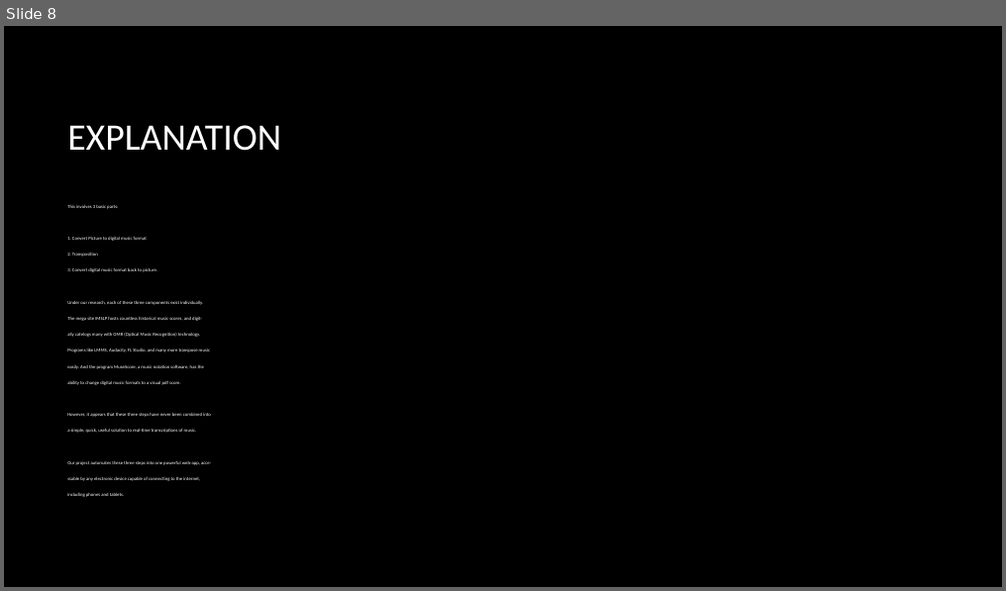
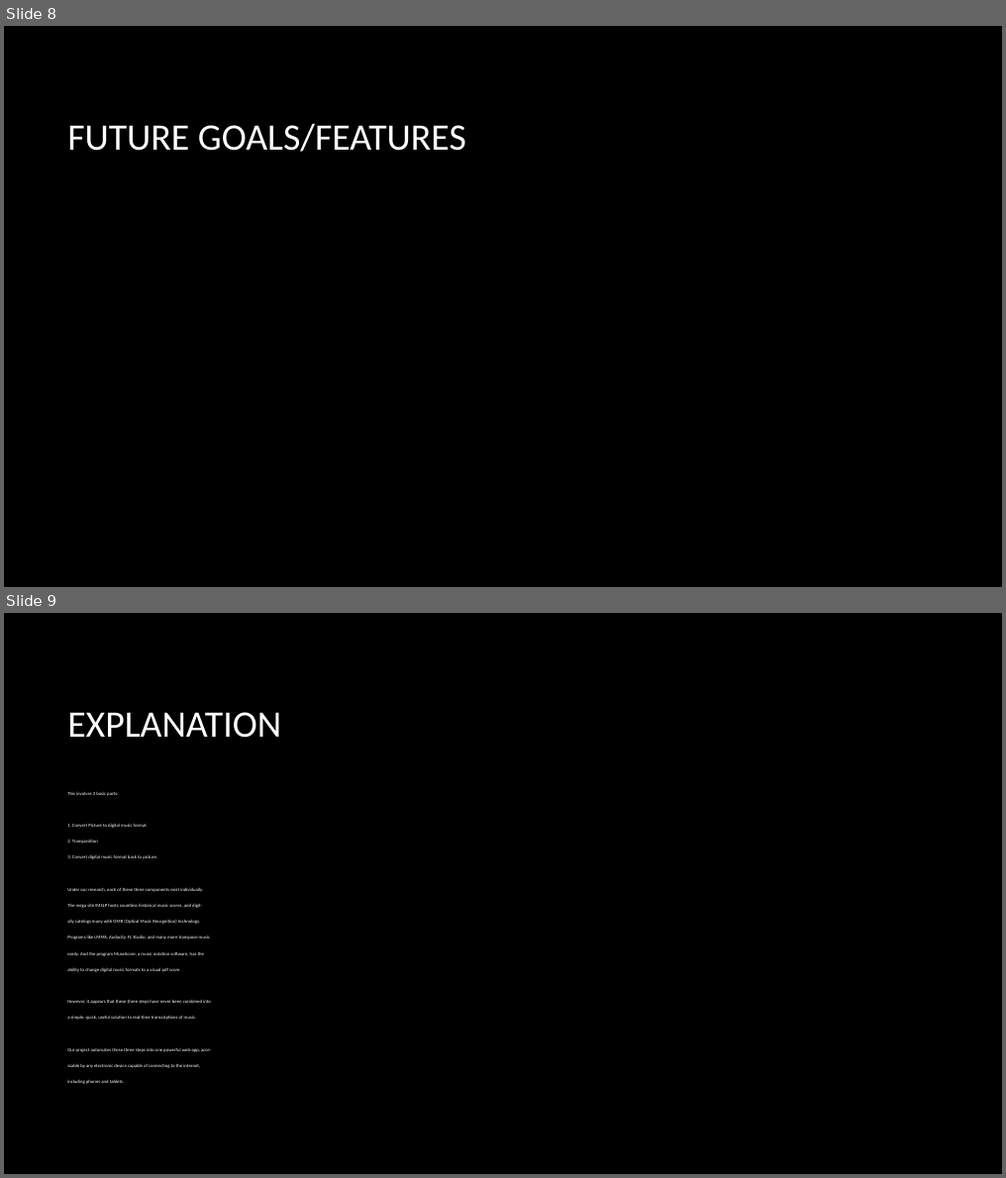
Before and after one commit to rcheng15jhu/noteshift, a slide deck: NoteShift_Pitch.pptx. Shown one above the other, each under a label of ours: slide 8 before the commit, slides 8 and 9 after it. The pictures are 1006x591 and 1006x1178 pixels, drawn with LibreOffice and Linux fonts; fonts in the diff are those of the drawing; background and template pictures are left out. Boxes give left, top, right and bottom in pixels: in the first picture for what was removed or moved away, otherwise in the second. Text is boxed around its words. In the diff, an @@ line names an element or a change of style, - is before the commit and + after.

Commit message:
Added future features slide

```diff
--- a/NoteShift_Pitch.pptx
+++ b/NoteShift_Pitch.pptx
@@ slide 8 added at (4, 26, 1002, 587), background picture (left out) @@
@@ title added at (67, 123, 466, 152), 36 pt, text #FFFFFF @@
+FUTURE GOALS/FEATURES
@@ what was slide 8 is now slide 9 @@
```
